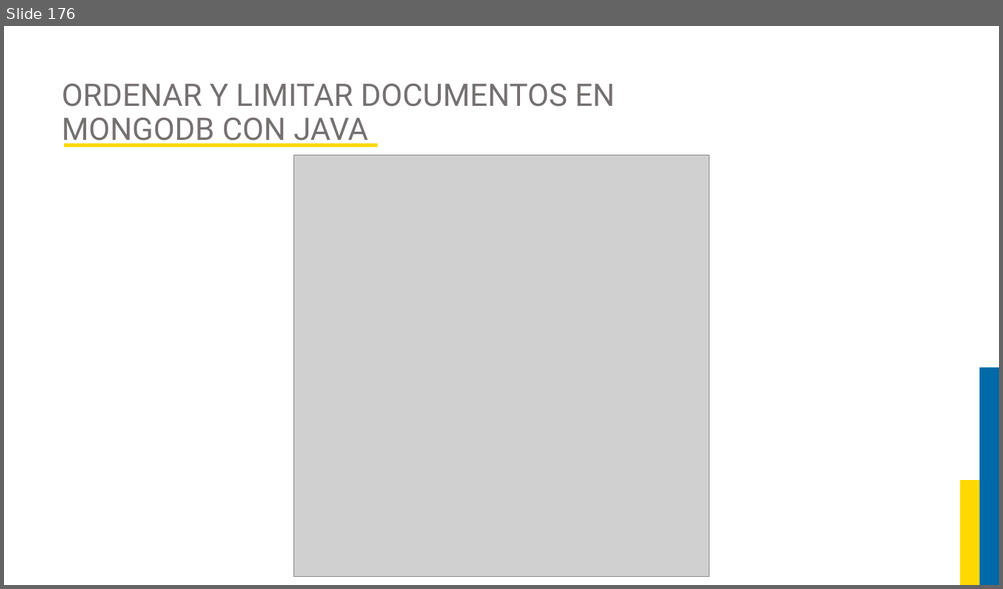
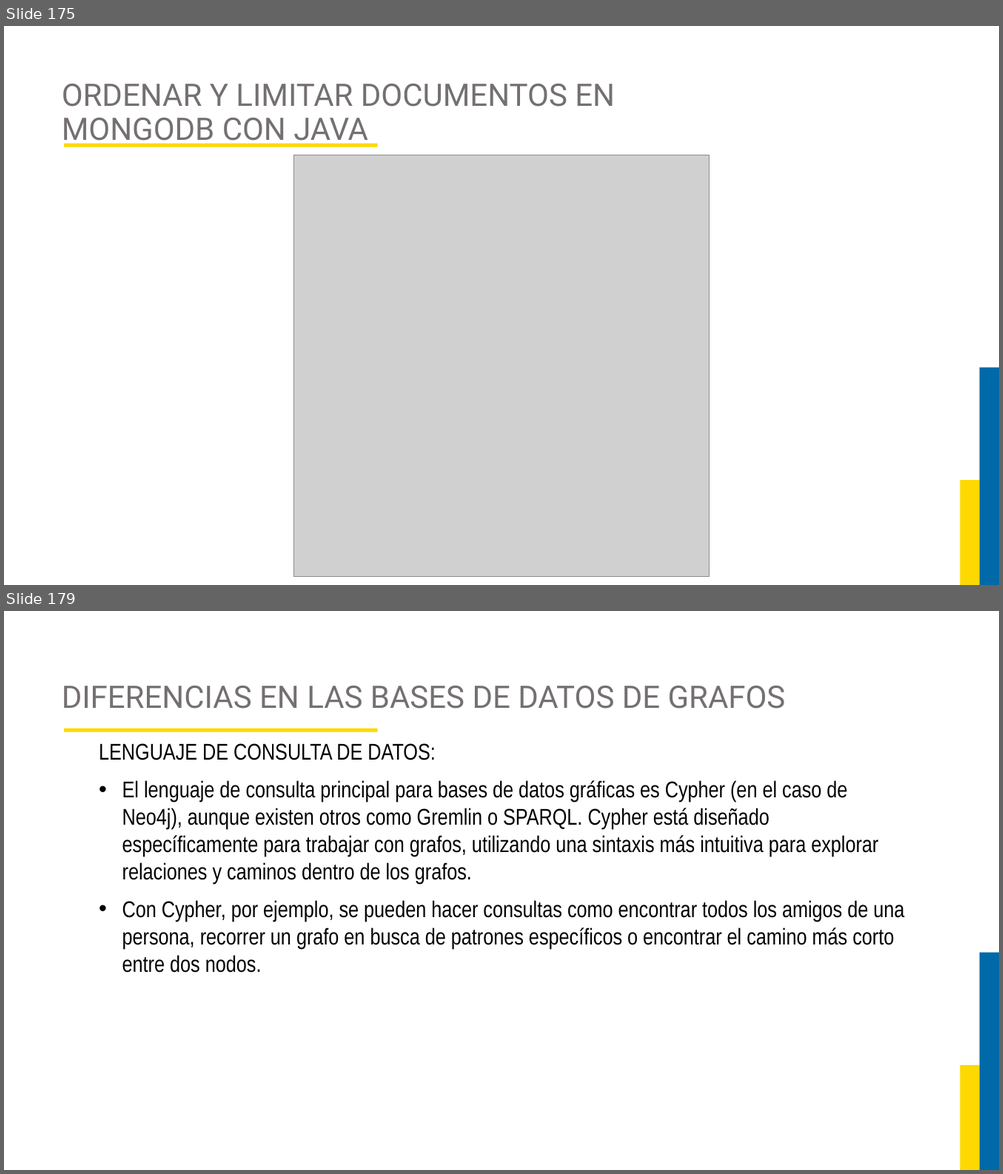
Before and after one commit to JorgeAlejandroAguirreGutierrez/proyecto-luis, a slide deck: Curso Base de Datos 2/DIAPOSITIVAS BASES DE DATOS 2.pptx. Shown one above the other, each under a label of ours: slide 176 before the commit, slides 175 and 179 after it; the slides between them are not shown. The pictures are 1003x589 and 1003x1174 pixels, drawn with LibreOffice and Linux fonts; fonts in the diff are those of the drawing; grey boxes stand for pictures; background and template pictures are left out. Boxes give left, top, right and bottom in pixels: in the first picture for what was removed or moved away, otherwise in the second. Text is boxed around its words. In the diff, an @@ line names an element or a change of style, - is before the commit and + after.

```diff
--- a/Curso Base de Datos 2/DIAPOSITIVAS BASES DE DATOS 2.pptx
+++ b/Curso Base de Datos 2/DIAPOSITIVAS BASES DE DATOS 2.pptx
@@ slide 179 added at [4, 611, 999, 1170], background #FFFFFF; not listed: 2 template elements that a slide beside it also shows @@
@@ title added at [62, 686, 785, 709], 30 pt, text #757070 @@
+DIFERENCIAS EN LAS BASES DE DATOS DE GRAFOS
@@ rectangle added at [64, 728, 377, 732], fill #FDD901 @@
@@ text added at [99, 743, 904, 973], 22 pt, text #000000 @@
+LENGUAJE DE CONSULTA DE DATOS:
+• El lenguaje de consulta principal para bases de datos gráficas es Cypher (en el caso de Neo4j), aunque existen otros como Gremlin o SPARQL. Cypher está diseñado específicamente para trabajar con grafos, utilizando una sintaxis más intuitiva para explorar relaciones y caminos dentro de los grafos.
+• Con Cypher, por ejemplo, se pueden hacer consultas como encontrar todos los amigos de una persona, recorrer un grafo en busca de patrones específicos o encontrar el camino más corto entre dos nodos.
@@ what was slide 176 is now slide 175 @@
```
Also in this commit, not shown: 2 slides changed, 26 other slides added, 1 slide removed, 14 other files.
